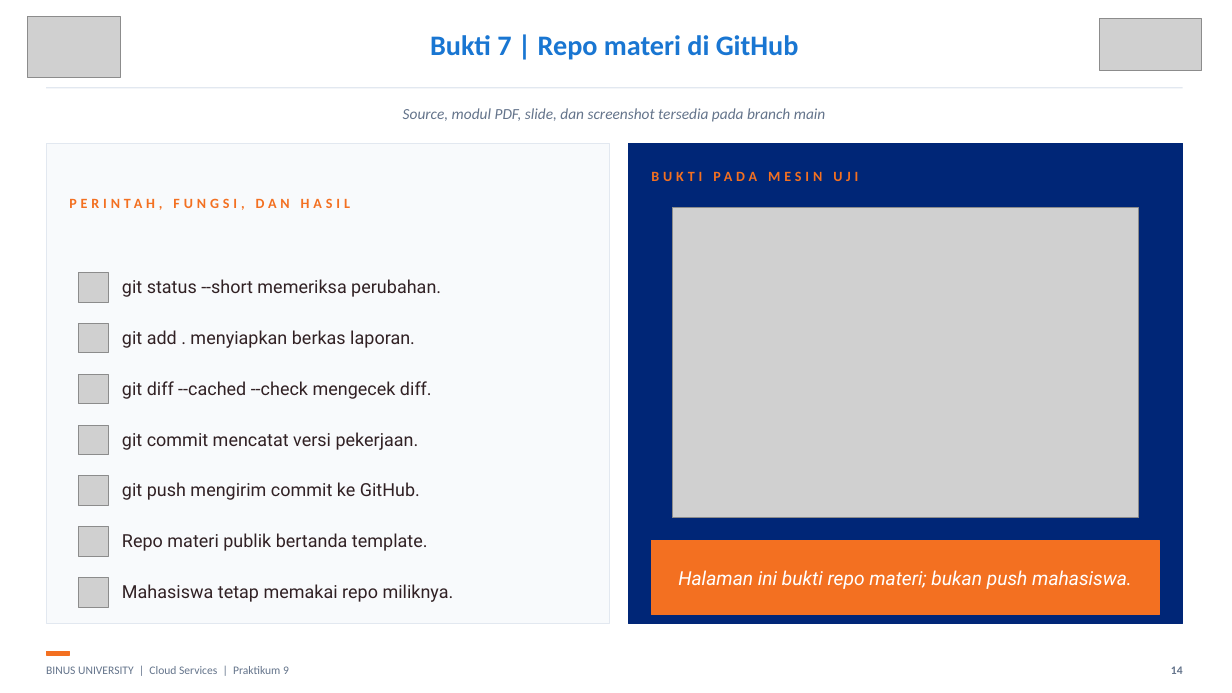
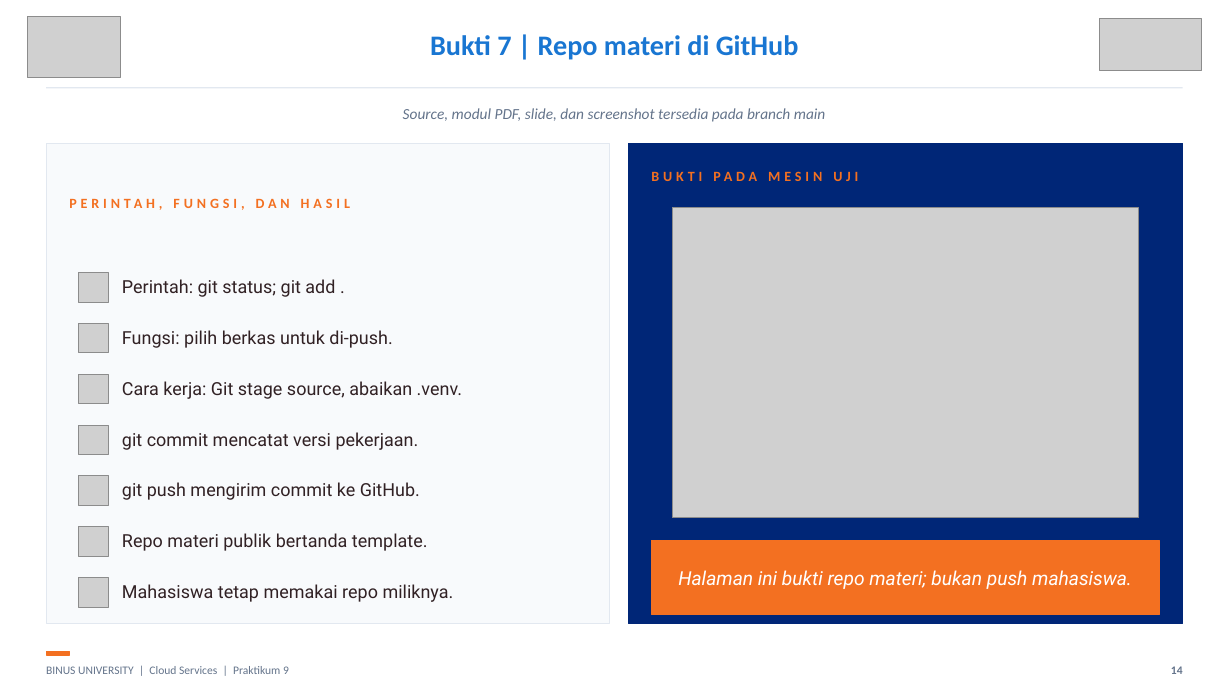
Before and after one commit to SeedFlora/meet9CloudService, a slide deck: slide 14 of slides/LAB09_Gradio_Sentiment_Bukti_Live.pptx. Drawn at 1232x693 pixels with LibreOffice and Linux fonts; fonts in the diff are those of the drawing; grey boxes stand for pictures. Boxes give left, top, right and bottom in pixels: in the first picture for what was removed or moved away, otherwise in the second. Text is boxed around its words. In the diff, an @@ line names an element or a change of style, - is before the commit and + after.

```diff
--- a/slides/LAB09_Gradio_Sentiment_Bukti_Live.pptx
+++ b/slides/LAB09_Gradio_Sentiment_Bukti_Live.pptx
@@ text at [122, 279, 335, 297]: text changed @@
-git status --short memeriksa perubahan.
+Perintah: git status; git add .
@@ text at [122, 330, 392, 348]: text changed @@
-git add . menyiapkan berkas laporan.
+Fungsi: pilih berkas untuk di-push.
@@ text at [122, 381, 462, 399]: text changed @@
-git diff --cached --check mengecek diff.
+Cara kerja: Git stage source, abaikan .venv.
```
Also in this commit, not shown: 6 other slides changed.
